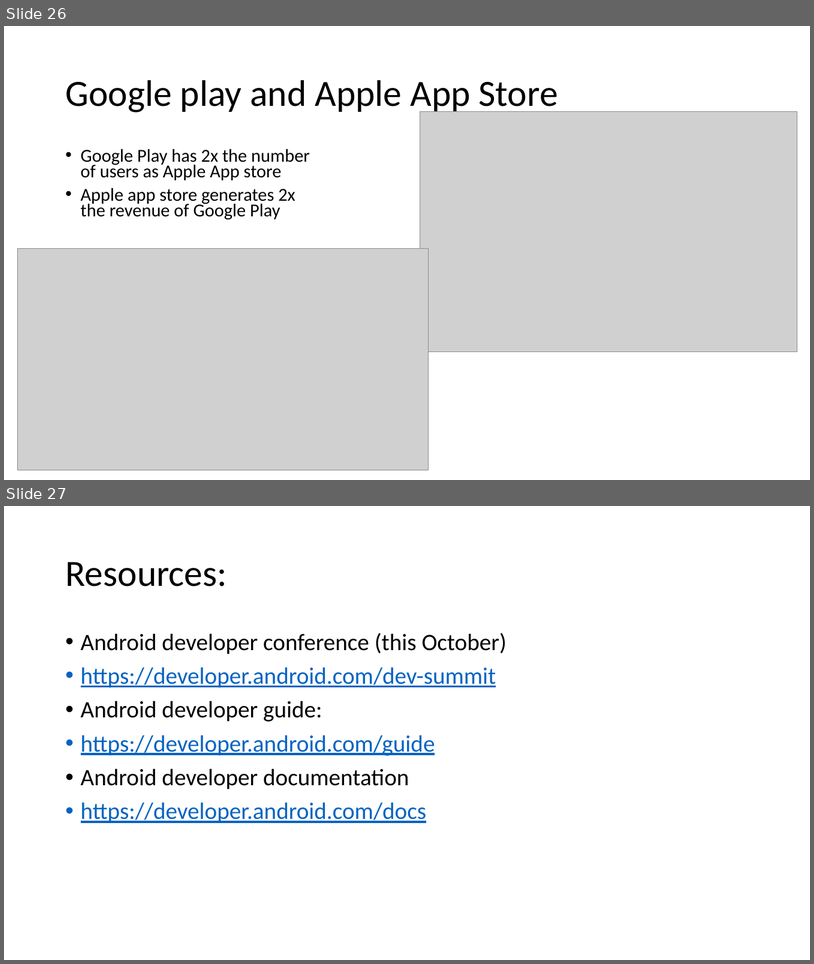
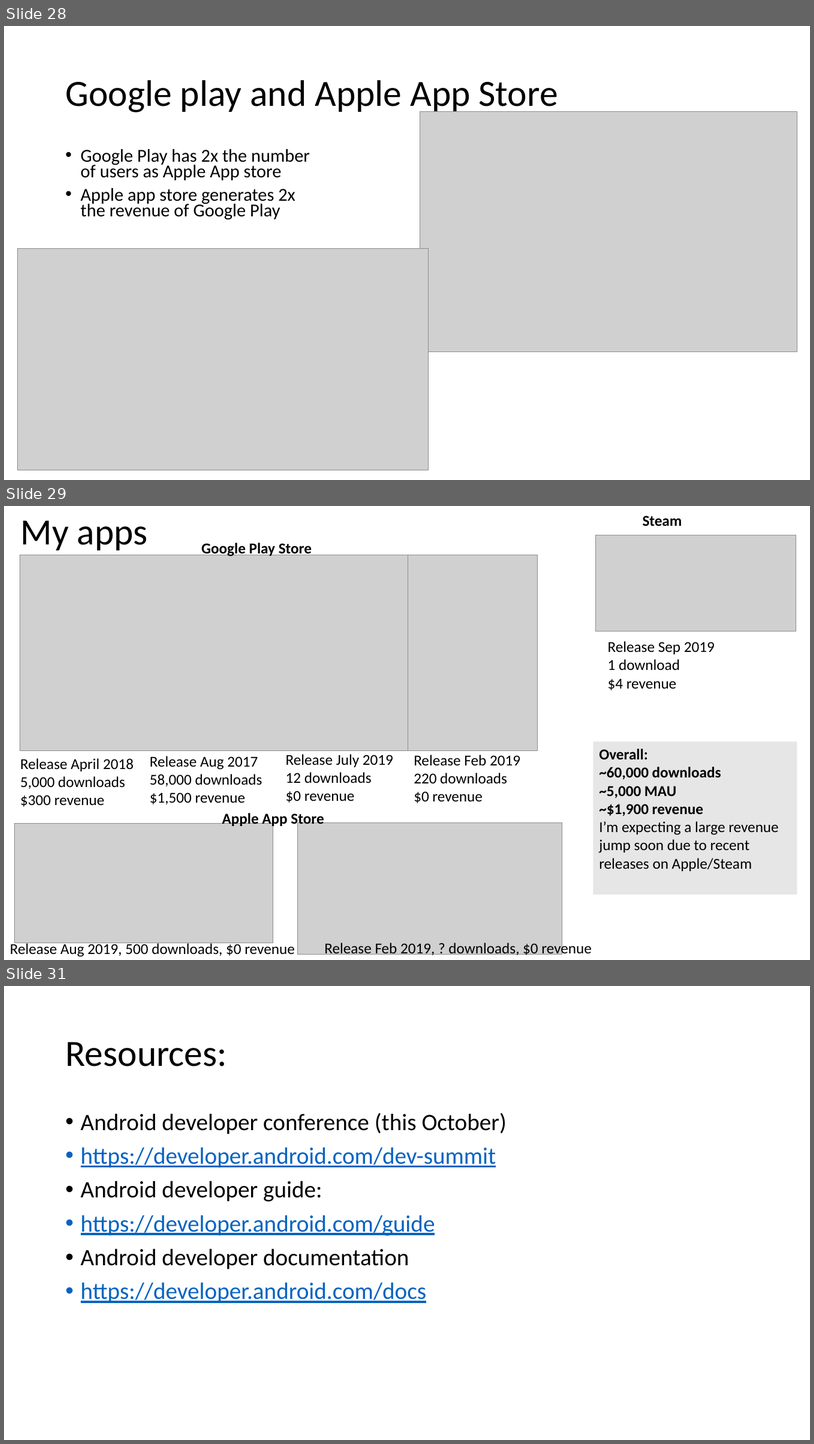
Before and after one commit to russellu/cs230, a slide deck: Lecture_First.pptx. Shown one above the other, each under a label of ours: slides 26 and 27 before the commit, slides 28, 29 and 31 after it; the slides between them are not shown. The pictures are 814x964 and 814x1444 pixels, drawn with LibreOffice and Linux fonts; fonts in the diff are those of the drawing; grey boxes stand for pictures. Boxes give left, top, right and bottom in pixels: in the first picture for what was removed or moved away, otherwise in the second. Text is boxed around its words. In the diff, an @@ line names an element or a change of style, - is before the commit and + after.

```diff
--- a/Lecture_First.pptx
+++ b/Lecture_First.pptx
@@ slide 29 added at (x1=4, y1=506, x2=810, y2=960), background #FFFFFF @@
@@ title added at (x1=20, y1=520, x2=148, y2=550), 44 pt, text #000000 @@
+My apps
@@ text added at (x1=643, y1=516, x2=683, y2=526), 18 pt, text #000000, bold @@
+Steam
@@ picture added at (x1=596, y1=535, x2=797, y2=631) @@
@@ picture added at (x1=20, y1=555, x2=410, y2=750) @@
@@ text added at (x1=201, y1=543, x2=312, y2=557), 18 pt, text #000000, bold @@
+Google Play Store
@@ picture added at (x1=408, y1=555, x2=538, y2=750) @@
@@ text added at (x1=608, y1=641, x2=715, y2=690), 18 pt, text #000000 @@
+Release Sep 2019
+1 download
+$4 revenue
@@ text added at (x1=150, y1=756, x2=263, y2=804), 18 pt, text #000000 @@
+Release Aug 2017
+58,000 downloads
+$1,500 revenue
@@ text added at (x1=286, y1=754, x2=393, y2=802), 18 pt, text #000000 @@
+Release July 2019
+12 downloads
+$0 revenue
@@ text added at (x1=414, y1=754, x2=521, y2=803), 18 pt, text #000000 @@
+Release Feb 2019
+220 downloads
+$0 revenue
@@ rectangle added at (x1=594, y1=741, x2=798, y2=894), fill #E7E6E6, 18 pt, text #000000 @@
+Overall:
+~60,000 downloads
+~5,000 MAU
+~$1,900 revenue
+I’m expecting a large revenue jump soon due to recent releases on Apple/Steam
@@ text added at (x1=20, y1=758, x2=134, y2=807), 18 pt, text #000000 @@
+Release April 2018
+5,000 downloads
+$300 revenue
@@ text added at (x1=222, y1=811, x2=324, y2=827), 18 pt, text #000000, bold @@
+Apple App Store
@@ picture added at (x1=14, y1=823, x2=273, y2=943) @@
@@ picture added at (x1=298, y1=823, x2=563, y2=954) @@
@@ text added at (x1=10, y1=942, x2=295, y2=957), 18 pt, text #000000 @@
+Release Aug 2019, 500 downloads, $0 revenue
@@ text added at (x1=324, y1=940, x2=592, y2=957), 18 pt, text #000000 @@
+Release Feb 2019, ? downloads, $0 revenue
@@ what was slide 26 is now slide 28 @@
@@ what was slide 27 is now slide 31 @@
```
Also in this commit, not shown: 6 slides changed, 2 other slides added, 6 slides removed, 1 other file.
